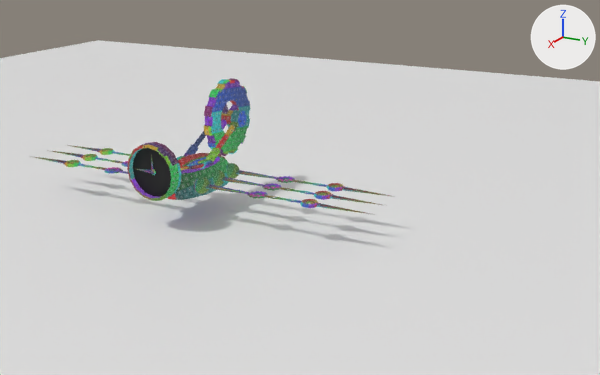
One commit to the Blender file _3dObjects/Clockwork Creatures.blend: the scene before it, then after it.
The view is the same before and after, from a 50 mm camera at (24.4, 17.0, 9.5) aimed at (-0.8, 3.9, 0.4). The axes (+X, +Y, +Z) are drawn at upper right. The lights are the same throughout.

Objects in the first picture: 'Body', 'Clock Head', 'Clock_Hand_v002.002', 'Clock_Hand_v002.003', 'Cube.011', 'Cube.013', 'Cube.015', 'Gear_v002 Back', 'Ground Plane'.
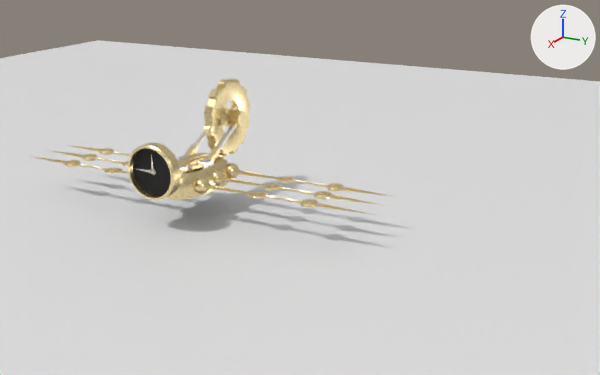
Pixel boxes [x1, y1, x2, y2] of what changed, in the pictures (600 x 375 px):
'Body', surface changed (green to beige)
    both: [35, 146, 390, 213]
'Gear_v002 Back', surface changed
    both: [177, 78, 250, 169]
'Clock Head', surface changed, reshaped, modifiers changed
    before: [127, 142, 182, 201]
    after: [128, 142, 181, 201]
'Gear_v001 Front', surface changed
    both: [180, 163, 204, 170]
'Cube.015', deleted
    before: [198, 159, 214, 169]
'Cube.013', deleted
    before: [187, 163, 204, 169]
'Clock_Hand_v002.002', deleted
    before: [136, 169, 156, 175]
'Clock_Hand_v002.003', deleted
    before: [150, 154, 155, 175]
'Cube.010', deleted
    before: [180, 166, 188, 170]
'Cube.011', deleted
    before: [177, 156, 185, 160]
part 1 of me_gear_005, added
    after: [177, 156, 214, 169]
part 5 of me_gear_006, added
    after: [187, 163, 204, 169]
part 7 of me_gear_006, added
    after: [180, 166, 188, 170]
part 9 of me_cylinder_002, surface changed
    both: [133, 148, 171, 196]

Diff of the bpy script that builds the scene:
```diff
--- a/_3dObjects/Clockwork Creatures.blend.py
+++ b/_3dObjects/Clockwork Creatures.blend.py
@@ mat_material @@
 mat_material = bpy.data.materials.new('Material')
-# nodes: OutputMaterial, TexImage
-# uses the picture img_uv_grid
+# nodes: Bevel x2, BsdfPrincipled, MapRange, Mapping, Math, Mix x4, NormalMap, OutputMaterial, RGBToBW, TexCoord, TexImage x4, ValToRGB
+# colours: white #ffffff, pink #e800ff, pink #f800ff, black #000000
+# uses the picture img_albedo_2k__scoacdjp_jpg
+# uses the picture img_normal_2k__scoacdjp_jpg
+# uses the picture img_roughness_2k__scoacdjp_jpg
+# uses the picture img_roughness_2k__slnoebac_jpg
@@ mat_materialsilver @@
 mat_materialsilver = bpy.data.materials.new('MaterialSilver')
-# nodes: OutputMaterial, TexImage
-# uses the picture img_uv_grid
+# nodes: Bevel x2, BsdfPrincipled, HueSaturation, Mapping, Mix x3, NormalMap, OutputMaterial, RGBToBW, TexCoord, TexImage x5, ValToRGB x3
+# colours: white #ffffff, black #000000
+# uses the picture img_albedo_2k__scoacdjp_jpg
+# uses the picture img_metalness_2k__scoacdjp_jpg
+# uses the picture img_normal_2k__scoacdjp_jpg
+# uses the picture img_roughness_2k__scoacdjp_jpg
+# uses the picture img_roughness_2k__slnoebac_jpg
@@ me_gear_005 @@
 # used by ob_gear_v002_back; location = (-2.14, 0.0, 2.23); rotation_euler = (1.571, -0.0979, 0.0), in degrees (90, -5.6, 0); scale = (1.7, 1.7, 1.29)
-me_gear_005.from_pydata(...)  # 448 vertices, 418 faces; spans x -0.86..1.26, y -0.88..0.86, z -0.5..0.5
+me_gear_005.from_pydata(...)  # 464 vertices, 428 faces; spans x -0.86..1.52, y -0.9..0.86, z -0.51..0.51
+# me_gear_005 part 1
+# 8 vertices are added at x 1.11..1.52, y -0.9..-0.76, z -0.51..0.25
+# 8 new vertices lie (0.0, 0.0, 0.26) away from vertices in x 1.11..1.52, y -0.9..-0.76, z -0.51..0.25
+# 10 new faces join them, mat_materialsilver
 me_gear_005.materials.append(mat_material)
@@ me_gear_006 @@
 # used by ob_gear_v001_front; location = (2.15, 0.0, 1.3); rotation_euler = (1.571, 0.137, 0.0), in degrees (90, 7.8, 0); scale = (0.59, 0.59, 0.59)
-me_gear_006.from_pydata(...)  # 240 vertices, 240 faces; spans x -0.99..0.99, y -0.99..0.99, z -0.18..0.18
+me_gear_006.from_pydata(...)  # 440 vertices, 374 faces; spans x -3.27..0.39, y -1.05..0.99, z -1.02..1.02
+# me_gear_006 part 2: a new loose piece of 67 vertices spanning x -0.4..0.38, y -0.4..0.4, z 0.0..0.91, in mat_material
+# me_gear_006 part 3: a new loose piece of 67 vertices spanning x -0.4..0.38, y -0.4..0.4, z -0.91..0.0, in mat_material
+# me_gear_006 part 4: a new loose piece of 28 vertices spanning x -3.27..-1.41, y -1.05..-0.33, z 0.64..1.02, in mat_material
+# me_gear_006 part 5: a new loose piece of 28 vertices spanning x -3.27..-1.41, y -1.05..-0.33, z -1.02..-0.64, in mat_material
+# me_gear_006 part 6: a new loose piece of 24 vertices spanning x -2.99..0.31, y -0.96..0.31, z 0.6..0.89, in mat_materialsilver
+# me_gear_006 part 7: a new loose piece of 24 vertices spanning x -2.99..0.31, y -0.96..0.31, z -0.89..-0.6, in mat_materialsilver
+# me_gear_006 part 8: 64 vertices removed from x 0.39..0.99, y -0.76..0.76, z -0.18..0.18; 26 vertices added at x 0.37..0.39, y -0.67..0.68, z -0.18..0.18
 me_gear_006.materials.append(mat_material)
+me_gear_006.materials.append(mat_materialsilver)
@@ me_cylinder_002 @@
 # used by ob_clock_head; location = (2.53, 0.0, 1.3); rotation_euler = (0.0, 1.571, 0.0), in degrees (0, 90, 0)
-me_cylinder_002.from_pydata(...)  # 176 vertices, 162 faces; spans x -1.0..1.0, y -1.0..1.0, z -0.29..0.29
+me_cylinder_002.from_pydata(...)  # 376 vertices, 334 faces; spans x -1.0..1.0, y -1.0..1.0, z -0.29..0.29
+# me_cylinder_002 part 9: 16 kept faces spanning x -0.89..0.89, y -0.89..0.89, z 0.09 get new texture (UV) coordinates
 me_cylinder_002.materials.append(mat_material)
 me_cylinder_002.materials.append(mat_materialbalck)
+me_cylinder_002.materials.append(mat_materialsilver)
@@ ob_gear_v001_front @@
 ob_gear_v001_front.scale = (0.59, 0.59, 0.59)
-_m = ob_gear_v001_front.modifiers.new('Boolean', 'BOOLEAN')
-_m.object = ob_cube_009
-_m.solver = 'FLOAT'
@@ ob_clock_head @@
 ob_clock_head.rotation_euler = (0.0, 1.571, 0.0)  # degrees (0, 90, 0)
+_m = ob_clock_head.modifiers.new('Subdivision', 'SUBSURF')
+_m.levels = 2
@@ ob_clock_hand_v002_002 @@
-ob_clock_hand_v002_002 = bpy.data.objects.new('Clock_Hand_v002.002', me_cube_022)
@@ ob_clock_hand_v002_003 @@
-ob_clock_hand_v002_003 = bpy.data.objects.new('Clock_Hand_v002.003', me_cube_023)
@@ ob_cube_010 @@
-ob_cube_010 = bpy.data.objects.new('Cube.010', me_cube_007)
@@ ob_cube_011 @@
-ob_cube_011 = bpy.data.objects.new('Cube.011', me_cube_008)
@@ ob_cube_013 @@
-ob_cube_013 = bpy.data.objects.new('Cube.013', me_cube_016)
@@ ob_cube_015 @@
-ob_cube_015 = bpy.data.objects.new('Cube.015', me_cube_021)
```
